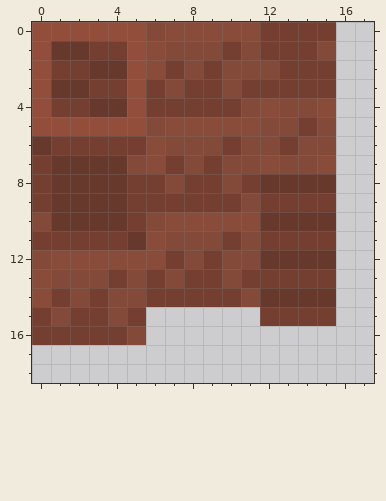
A pixel-art sprite gets an edit: src/main/resources/assets/telsdrinks/stationapi/textures/block/mug.png. That is the earlier state.
The file is 32x32 pixels. Colours within 5 levels of each other are drawn and written as one. Shown: x 0..17, y 0..18.
And afterwards:
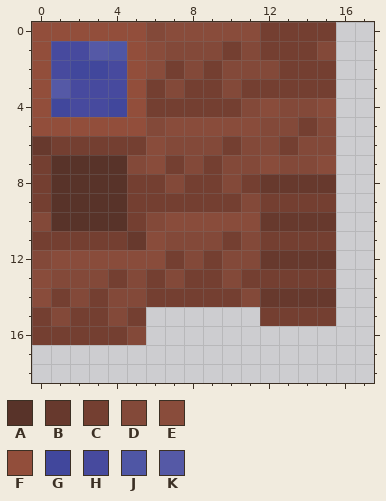
Palette (. is transparent): A #583329  B #67392d  C #743f31  D #834939  E #894c3b  F #924e3b  G #41479c  H #474a9e  J #4f56a5  K #5559a6
The edit:
Colour A replaces colour B in rows 7 to 10 at x 1 to 4.
Colour G replaces colour B in row 2 at x 3; in row 4 at x 4.
Colour G replaces colour C in row 2 at x 2; in row 4 at x 1.
Colour H replaces colour B in row 1 at x 1 to 2; in row 2 at x 4; in row 3 at x 2; in row 4 at x 3.
Colour H replaces colour C in row 2 at x 1; in row 3 at x 3 to 4; in row 4 at x 2.
Colour J replaces colour C in row 1 at x 4.
Colour K replaces colour B in row 3 at x 1.
Colour K replaces colour C in row 1 at x 3.
Where, in picture pixels (left, top, right, bottom), the same in both pictures:
changed: (51, 41, 127, 231)
